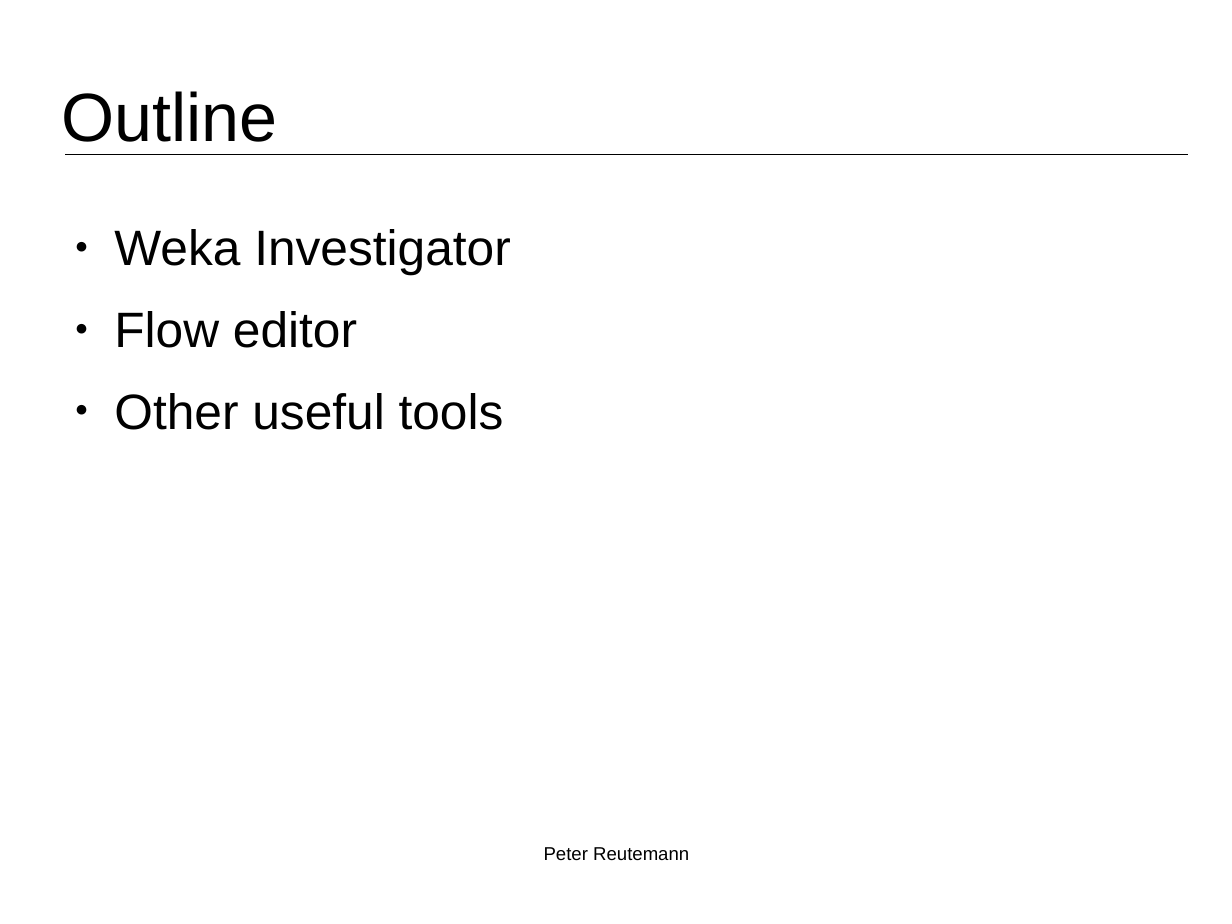
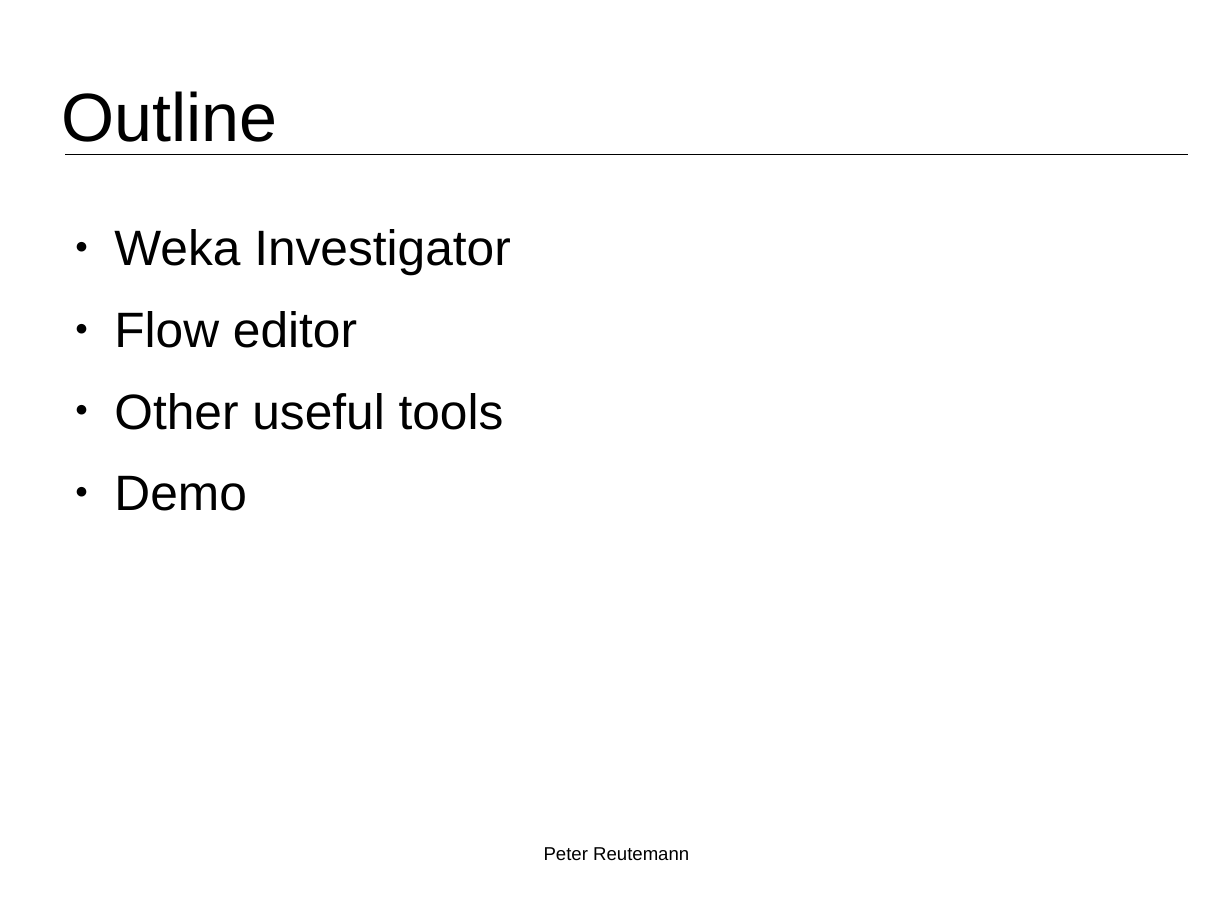
Before and after one commit to fracpete/weka-user-conference-2021, a slide deck: slide 2 of adams/adams.odp. Drawn at 1232x924 pixels with LibreOffice and Linux fonts; fonts in the diff are those of the drawing; background and template pictures are left out. Boxes give left, top, right and bottom in pixels: in the first picture for what was removed or moved away, otherwise in the second. Text is boxed around its words. In the diff, an @@ line names an element or a change of style, - is before the commit and + after.

```diff
--- a/adams/adams.odp
+++ b/adams/adams.odp
@@ text at [114,475,246,511]: paragraph added @@
+● Demo
```
Also in this commit, not shown: 2 other slides changed, 4 slides added, 1 other file.
